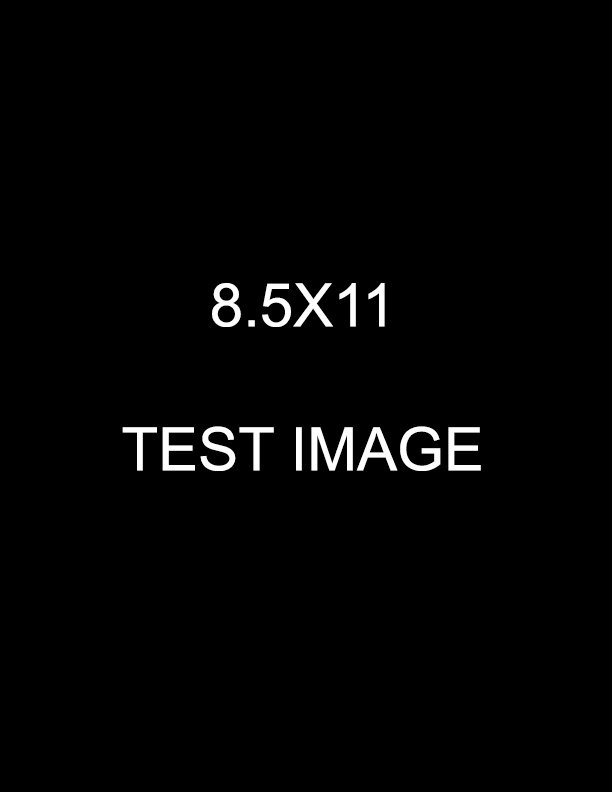
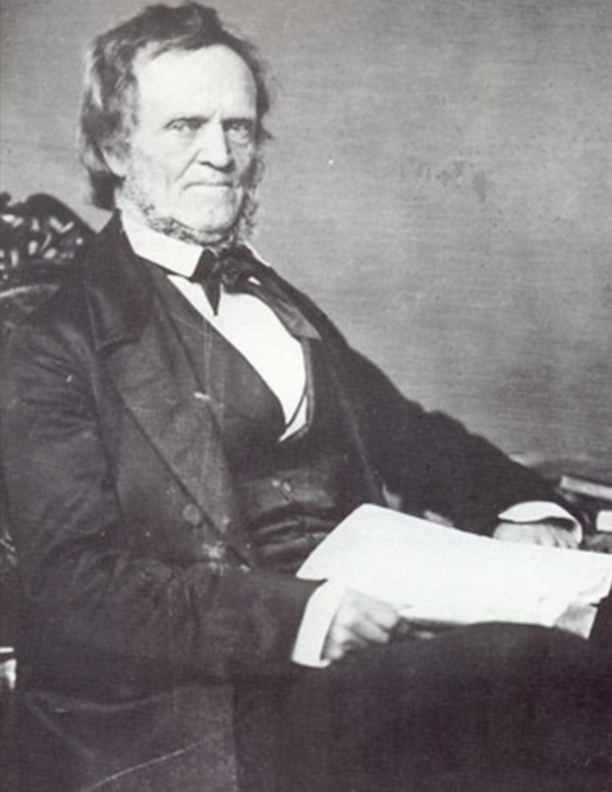
Comparing the layer stacks of the two 612 x 792 images. Changes:
added layer "WL Mackenzie" above "Background" over [0, 0, 612, 792]
added layer "Background" over [0, 0, 612, 792]
